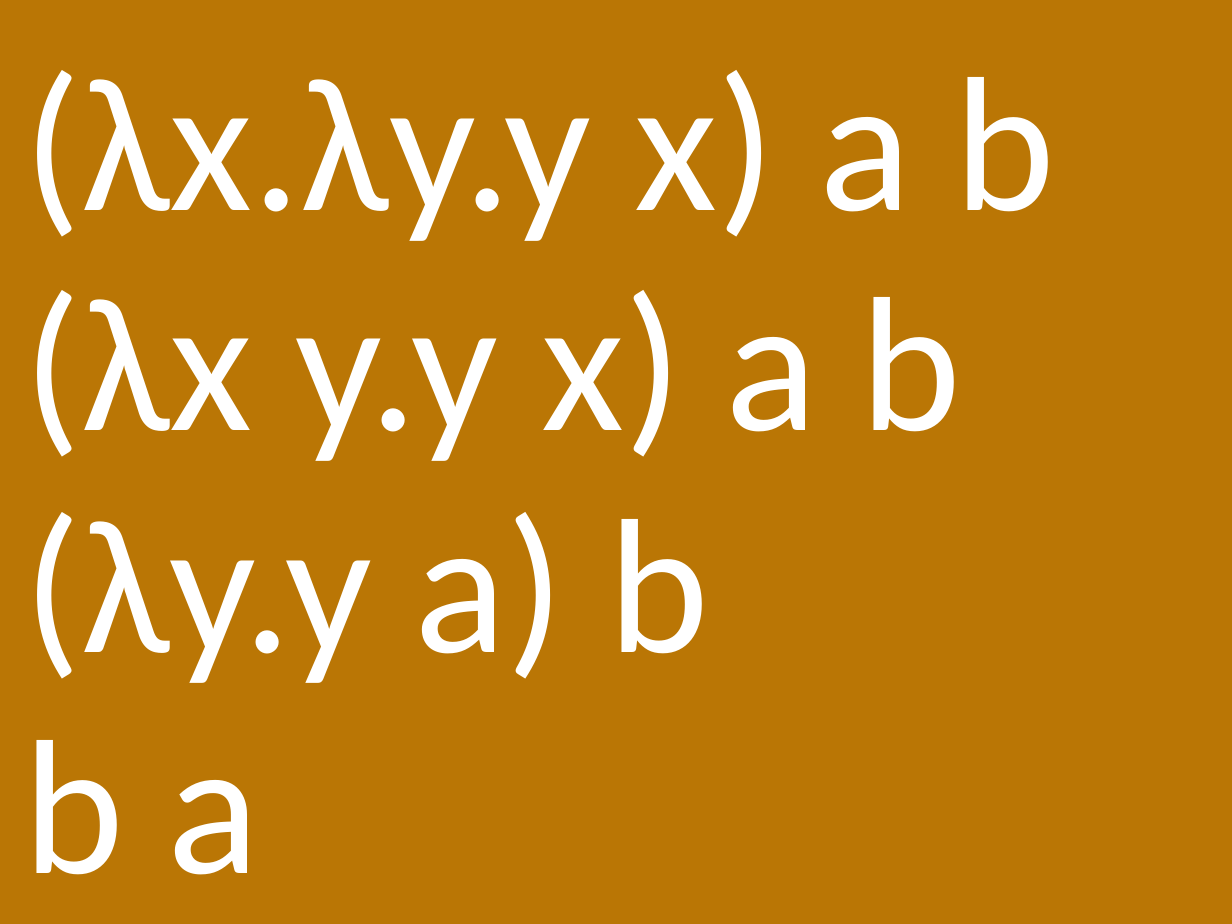
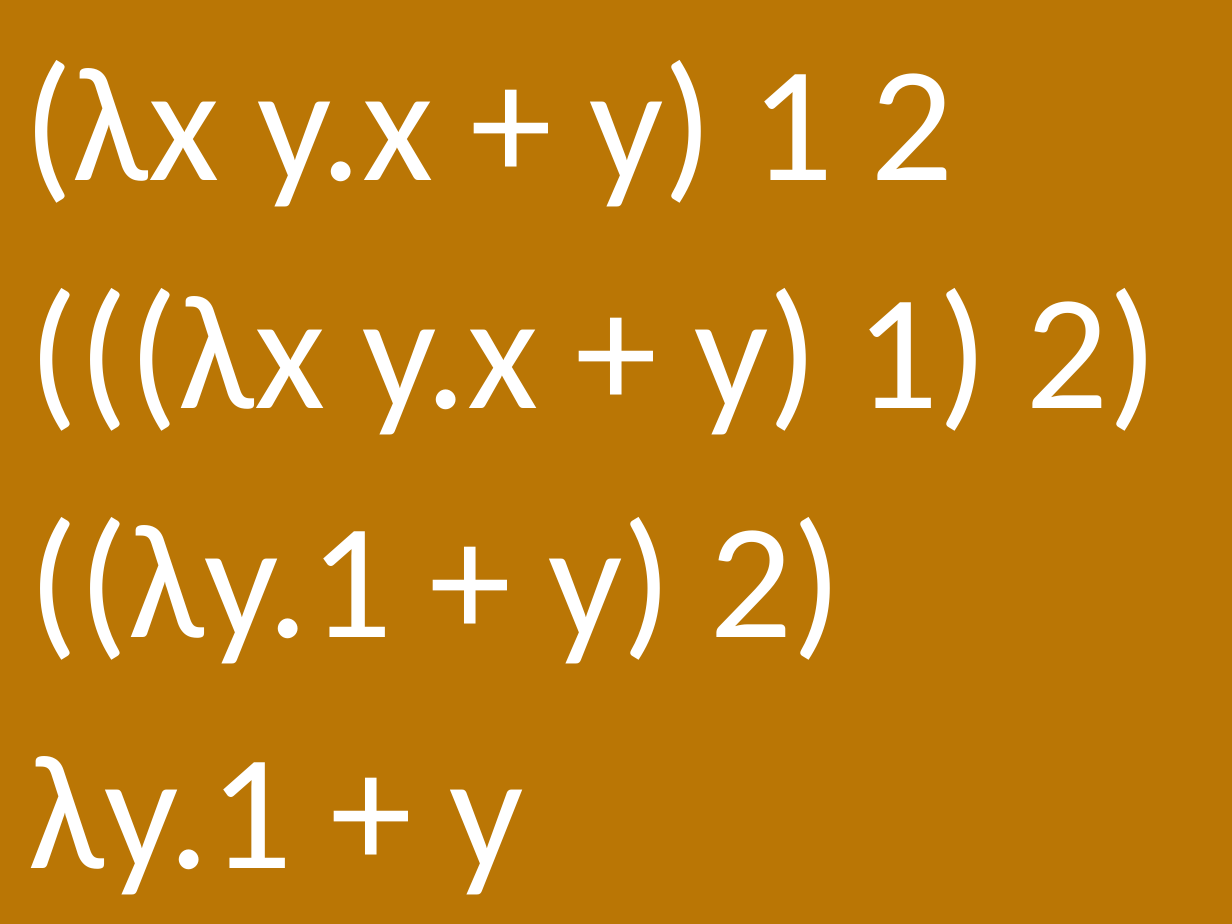
Before and after one commit to skonair/presentations, a slide deck: slide 10 of jugbi-fp-20141119/20141119_FP.pptx. Drawn at 1232x924 pixels with LibreOffice and Linux fonts; fonts in the diff are those of the drawing. Boxes give left, top, right and bottom in pixels: in the first picture for what was removed or moved away, otherwise in the second. Text is boxed around its words. In the diff, an @@ line names an element or a change of style, - is before the commit and + after.

Commit message:
updated

```diff
--- a/jugbi-fp-20141119/20141119_FP.pptx
+++ b/jugbi-fp-20141119/20141119_FP.pptx
@@ text at (23,60,954,207): text changed; size 112 to 96 pt @@
-(λx y.y x) a b
+(λx y.x + y) 1 2
@@ text removed at (23,70,1055,241) @@
-(λx.λy.y x) a b
@@ text added at (29,288,1159,435), 96 pt, text #FFFFFF @@
+(((λx y.x + y) 1) 2)
@@ text at (29,517,843,664): text changed; size 112 to 96 pt @@
-(λy.y a) b
+((λy.1 + y) 2)
@@ text removed at (23,740,259,875) @@
-b a
@@ text added at (29,756,523,895), 96 pt, text #FFFFFF @@
+λy.1 + y
```
Also in this commit, not shown: 6 other slides changed, 1 slide added.
